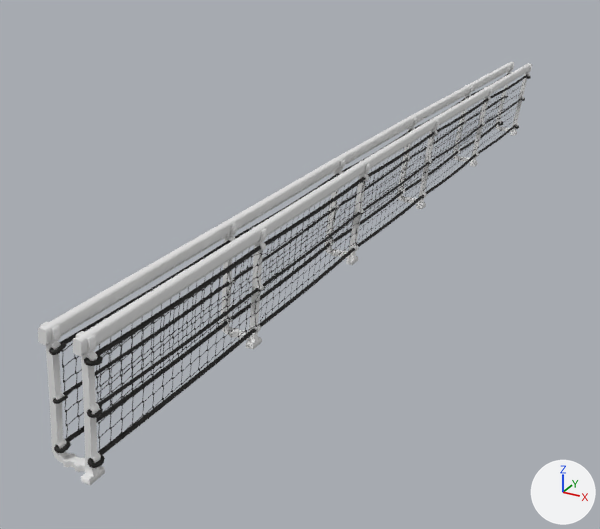
One commit to the FBX model Constitution/Content/ship/main/SideRail/SideRailsMiddleRight.fbx: the scene before it, then after it.
Rendered twice from a 50 mm lens placed at (-6.4, -84.4, 56.3), pointed at (-42.4, -18.8, 23.6). Every picture has the same lights, and +X, +Y and +Z are marked at lower right. Where no turn or scale is listed for an object, it has been applied to the vertices. Vertices at the same position are counted once.

Objects in the first picture: 'SideRailsMiddleRight'.
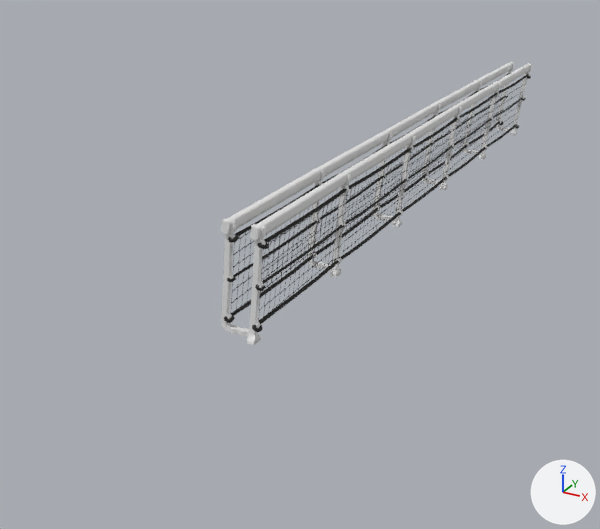
Scene script edits in JSON lines:
```json
{"block": "me_mesh", "where": "# used by ob_siderailsmiddleright; location = (0.0, 0.0, 0.0)"}
{"op": "remove", "block": "me_mesh", "code": "me_mesh.from_pydata(...)  # 4304 vertices, 6624 faces; spans x -38.8..-33.9, y -56.9..32.9, z 25.6..35.6"}
{"op": "add", "block": "me_mesh", "code": "me_mesh.from_pydata(...)  # 4304 vertices, 6624 faces; spans x -38.8..-34.3, y -38.8..32.9, z 25.6..35.6"}
{"block": "me_mesh", "change": "me_mesh part 1: the loose piece of 378 vertices spanning x -38.7..-34.5, y 14.2..15.5, z 25.7..35.5 is scaled about its middle by (1, 0.801, 1), then moved by (0.0, 3.6, 0.0)"}
{"block": "me_mesh", "change": "me_mesh part 2: the loose piece of 378 vertices spanning x -38.8..-34.7, y -3.9..-2.6, z 25.7..35.4 is scaled about its middle by (1, 0.801, 1), then moved by (0.0, 7.2, 0.0)"}
{"block": "me_mesh", "change": "me_mesh part 3: the loose piece of 378 vertices spanning x -38.7..-34.6, y -21.3..-20.0, z 25.9..35.4 is scaled about its middle by (1, 0.801, 1), then moved by (0.0, 10.7, 0.0)"}
{"block": "me_mesh", "change": "me_mesh part 4: the loose piece of 378 vertices spanning x -38.3..-34.4, y -39.1..-37.8, z 26.1..35.4 is scaled about its middle by (1, 0.801, 1), then moved by (-0.3, 14.2, 0.0)"}
{"block": "me_mesh", "change": "me_mesh part 5: the loose piece of 378 vertices spanning x -38.0..-34.2, y -56.9..-55.6, z 26.3..35.6 is scaled about its middle by (1, 0.801, 1), then moved by (-0.4, 17.9, 0.0)"}
{"block": "me_mesh", "change": "me_mesh part 6: 1933 of 4304 vertices moved; they spanned x -38.4..-33.9, y -56.9..32.6, z 26.5..35.6 and now span x -38.4..-34.3, y -38.8..32.7, z 26.5..35.6; mean shift (-0.1, 9.4, 0.0); largest move (-36.9, -56.9, 34.7) -> (-37.3, -38.8, 34.7)"}
```

Location of each change, (x1, y1, x2, y2) in pixels of the pictures (600 x 529 px; the box of a moved part takes in the faces that stretch with it):
```json
{"object": "SideRailsMiddleRight", "change": "reshaped", "before": [38, 62, 532, 485], "after": [221, 62, 532, 345], "on screen": "37% narrower, 33% shorter"}
{"part": 1, "of": "me_mesh", "change": "moved or reshaped", "before": [453, 85, 493, 167], "after": [463, 80, 501, 159]}
{"part": 2, "of": "me_mesh", "change": "moved or reshaped", "before": [397, 118, 439, 209], "after": [421, 103, 462, 190]}
{"part": 3, "of": "me_mesh", "change": "moved or reshaped", "before": [325, 160, 370, 265], "after": [373, 131, 416, 227]}
{"part": 4, "of": "me_mesh", "change": "moved or reshaped", "before": [220, 221, 267, 349], "after": [307, 169, 351, 278]}
{"part": 5, "of": "me_mesh", "change": "moved or reshaped", "before": [40, 321, 105, 485], "after": [221, 218, 266, 345]}
{"part": 6, "of": "me_mesh", "change": "moved or reshaped", "before": [38, 72, 531, 468], "after": [221, 72, 531, 332]}
```
